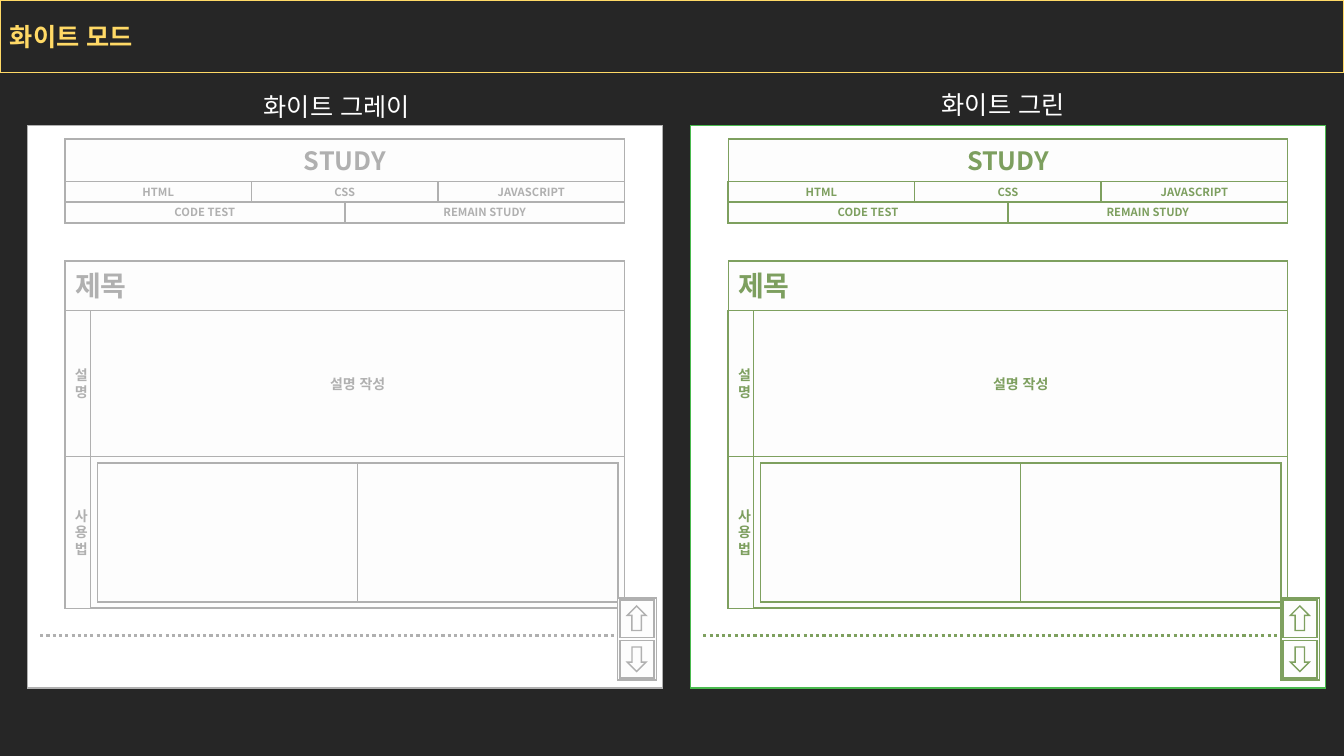
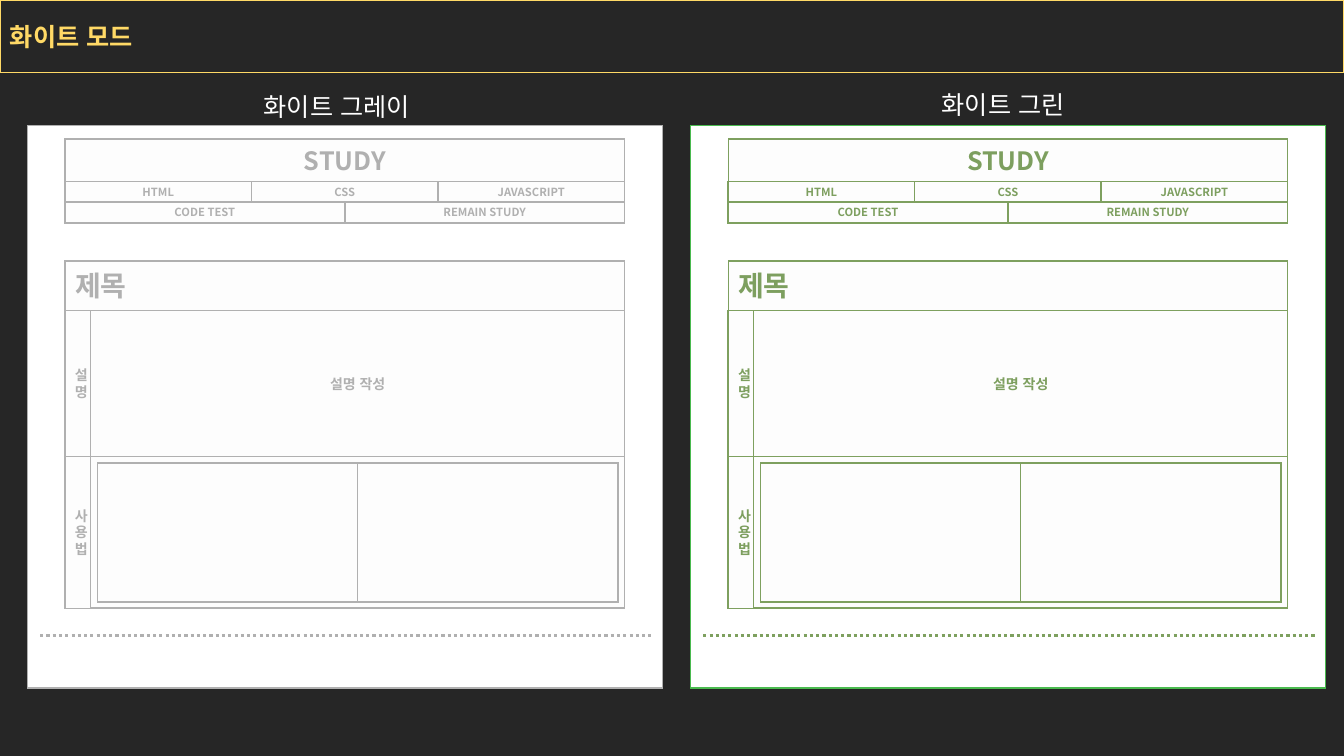
Before and after one commit to Scrimers/Study, a slide deck: slide 7 of [backup]/기획서.pptx (slide 2 before the commit). Drawn at 1344x756 pixels with LibreOffice and Linux fonts; fonts in the diff are those of the drawing. Boxes give left, top, right and bottom in pixels: in the first picture for what was removed or moved away, otherwise in the second. Text is boxed around its words. In the diff, an @@ line names an element or a change of style, - is before the commit and + after.

```diff
--- a/[backup]/기획서.pptx
+++ b/[backup]/기획서.pptx
@@ rectangle removed at (618, 598, 657, 680) @@
@@ rectangle removed at (1281, 598, 1321, 680) @@
@@ rectangle removed at (620, 600, 654, 637) @@
@@ right arrow removed at (627, 606, 646, 631) @@
@@ rectangle removed at (1284, 600, 1318, 637) @@
@@ right arrow removed at (1290, 606, 1309, 631) @@
@@ rectangle removed at (620, 641, 654, 679) @@
@@ right arrow removed at (627, 648, 646, 672) @@
@@ rectangle removed at (1284, 641, 1318, 679) @@
@@ right arrow removed at (1290, 648, 1309, 672) @@
```
Also in this commit, not shown: 2 other slides changed, 5 slides added, 34 other files.
